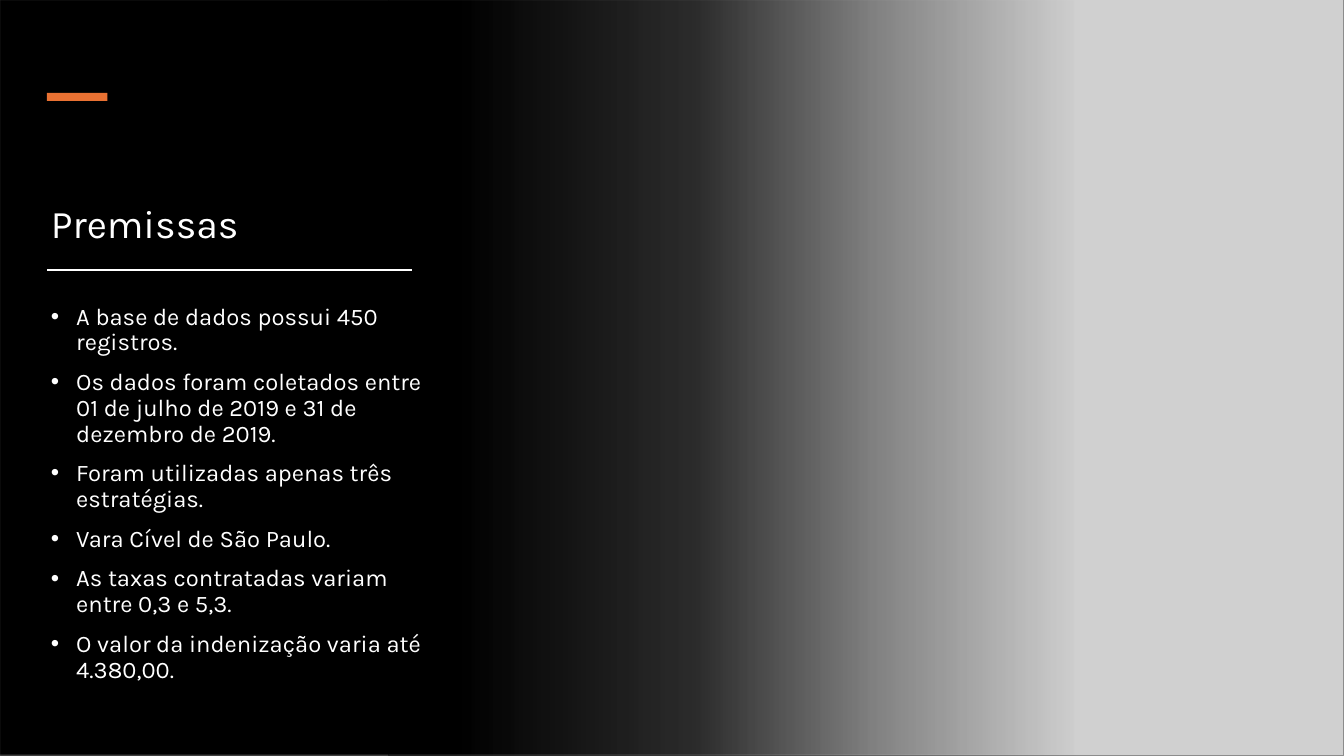
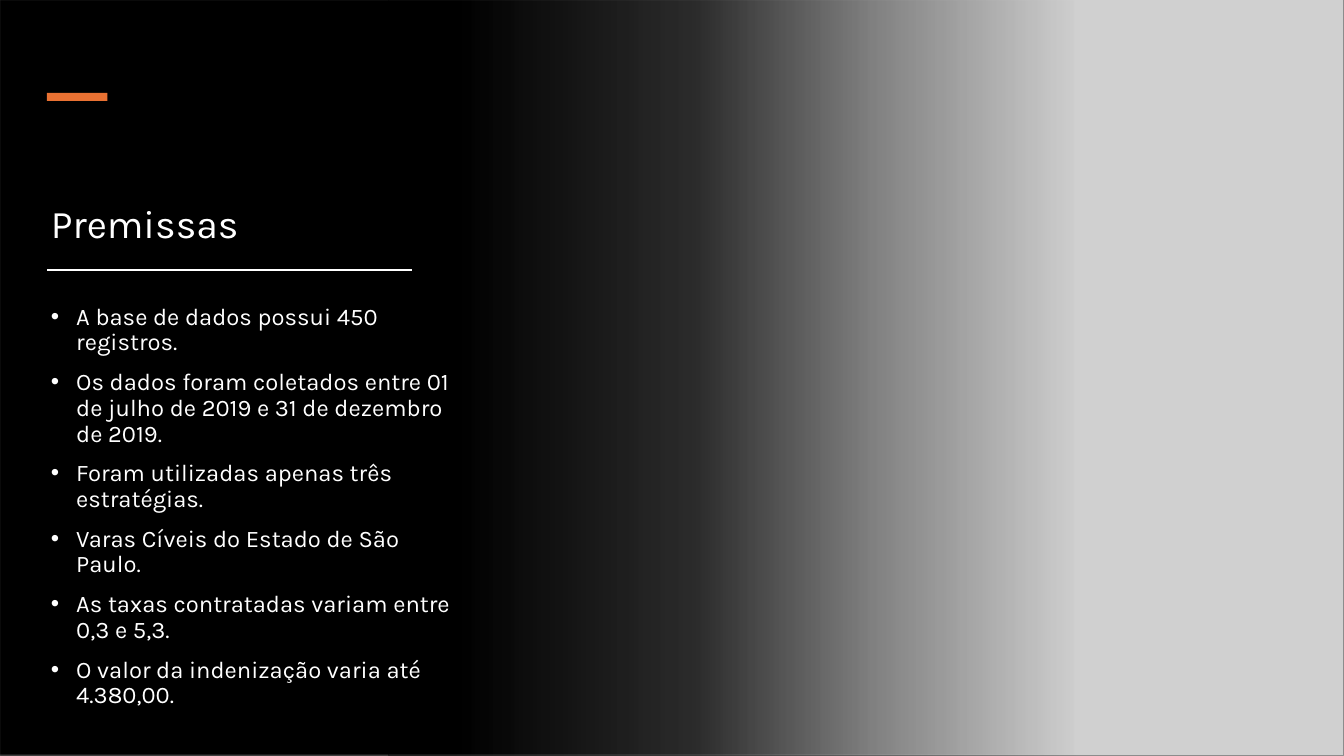
Before and after one commit to DeyvedAntonio/legal_analytics, a slide deck: slide 6 of 05_Documentacao/01_Power_point/Otimização de Custos de Ações Judiciais.pptx (slide 4 before the commit). Drawn at 1344x756 pixels with LibreOffice and Linux fonts; fonts in the diff are those of the drawing; grey boxes stand for pictures. Boxes give left, top, right and bottom in pixels: in the first picture for what was removed or moved away, otherwise in the second. Text is boxed around its words. In the diff, an @@ line names an element or a change of style, - is before the commit and + after.

```diff
--- a/05_Documentacao/01_Power_point/Otimização de Custos de Ações Judiciais.pptx
+++ b/05_Documentacao/01_Power_point/Otimização de Custos de Ações Judiciais.pptx
@@ text at [76, 529, 400, 573]: text changed @@
-• Vara Cível de São Paulo.
+• Varas Cíveis do Estado de São Paulo.
```
Also in this commit, not shown: 5 other slides changed, 6 slides added, 1 slide removed, 1 other file.
